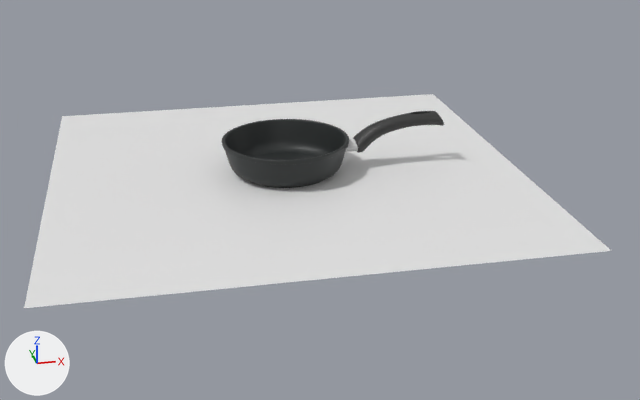
Before and after pictures for a commit that changed the Blender file blender/litaya_22_L08122i.blend.
Camera for both pictures: a 50 mm lens placed at (-2.46, -15.02, 5.93), pointed at (0.53, -0.5, -0.41). The lights are fixed; the arrows at lower left show +X, +Y and +Z.

In view in the first picture: 'Plane', 'handle_pc', 'traditional_d26.000'.
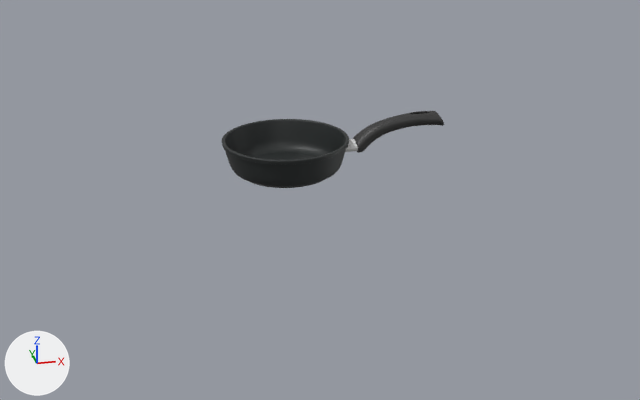
Location of each change, (x1, y1, x2, y2) in pixels of the pictures (640 x 400 px):
'Plane', hidden: before (24, 94, 611, 308)

The edits, one by one:
Object 'Plane' (ob_plane) is now hidden.
